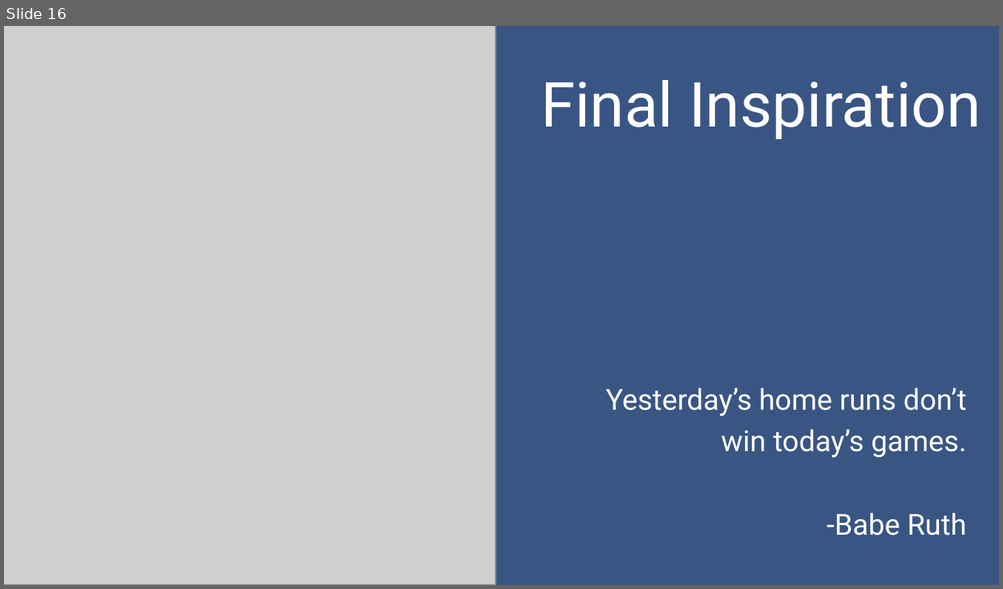
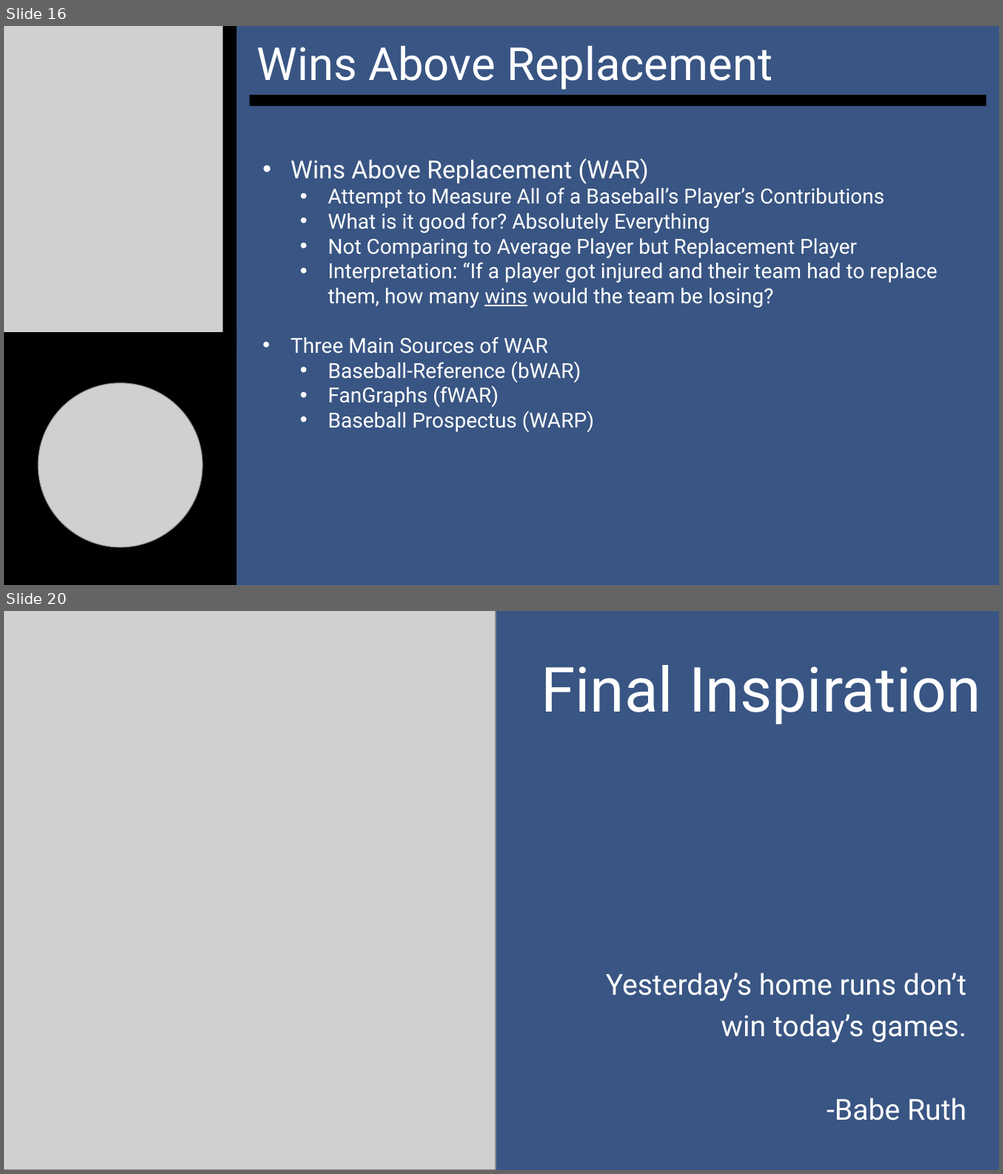
Before and after one commit to SuperMarioGiacomazzo/STOR390_WEBSITE, a slide deck: Slides/Baseball 6/Baseball_6_Lecture.pptx. Shown one above the other, each under a label of ours: slide 16 before the commit, slides 16 and 20 after it; the slides between them are not shown. The pictures are 1003x589 and 1003x1174 pixels, drawn with LibreOffice and Linux fonts; fonts in the diff are those of the drawing; grey boxes stand for pictures. Boxes give left, top, right and bottom in pixels: in the first picture for what was removed or moved away, otherwise in the second. Text is boxed around its words. In the diff, an @@ line names an element or a change of style, - is before the commit and + after.

```diff
--- a/Slides/Baseball 6/Baseball_6_Lecture.pptx
+++ b/Slides/Baseball 6/Baseball_6_Lecture.pptx
@@ slide 16 added at (4, 26, 999, 585), background #002060 @@
@@ rectangle added at (4, 26, 999, 585), fill #395583, outline #325491 1 pt @@
@@ picture added at (4, 26, 223, 346) @@
@@ rectangle added at (223, 26, 237, 346), fill #000000 @@
@@ subtitle added at (257, 46, 772, 90), 44 pt, text #FFFFFF @@
+Wins Above Replacement
@@ rectangle added at (250, 95, 986, 106), fill #000000 @@
@@ text added at (290, 158, 936, 432), 20 pt, text #FFFFFF @@
+• Wins Above Replacement (WAR)
+  • Attempt to Measure All of a Baseball’s Player’s Contributions
+  • What is it good for? Absolutely Everything
+  • Not Comparing to Average Player but Replacement Player
+  • Interpretation: “If a player got injured and their team had to replace them, how many wins would the team be losing?
+• Three Main Sources of WAR
+  • Baseball-Reference (bWAR)
+  • FanGraphs (fWAR)
+  • Baseball Prospectus (WARP)
@@ rectangle added at (4, 332, 237, 585), fill #000000 @@
@@ picture added at (38, 383, 202, 548) @@
@@ what was slide 16 is now slide 20 @@
```
Also in this commit, not shown: 10 slides changed, 3 other slides added, 10 other files.
